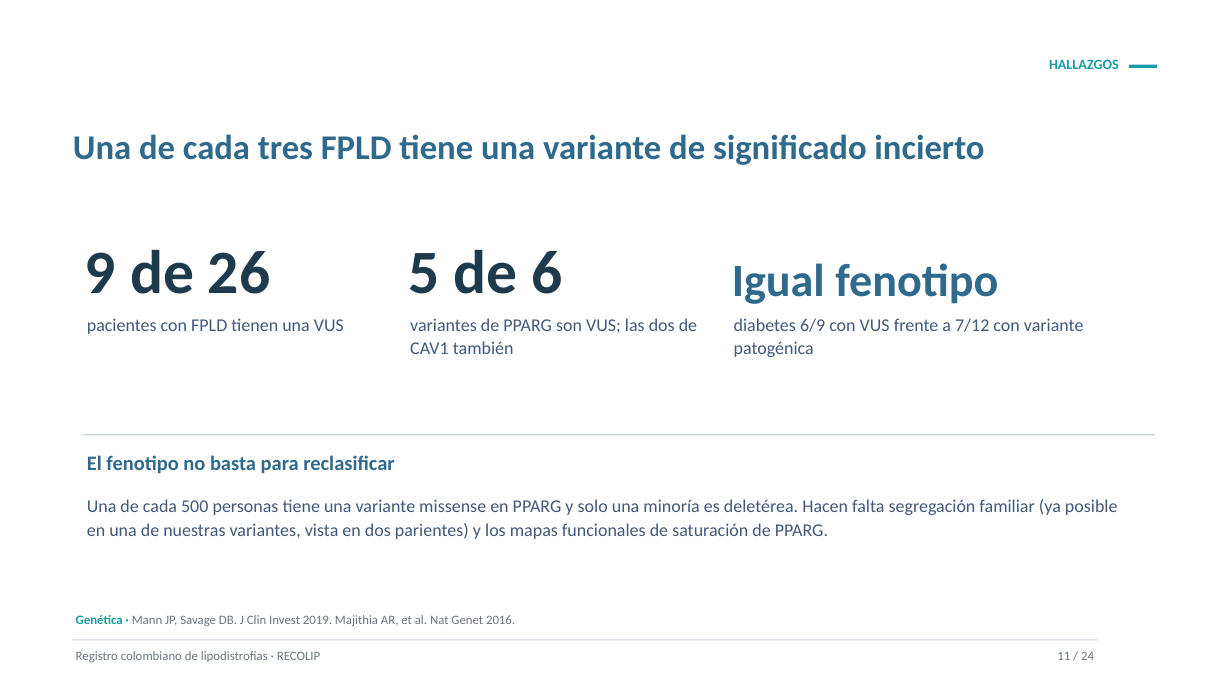
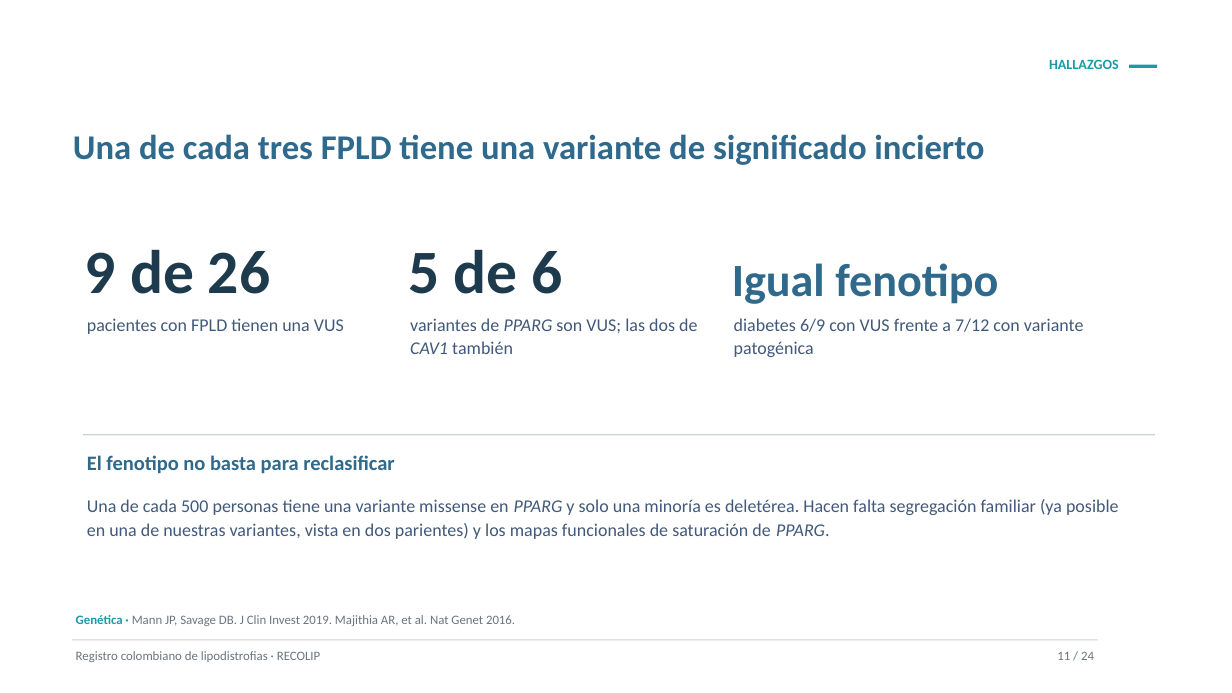
Before and after one commit to carlosestebanbuiles/presentaciones, a slide deck: slide 11 of fuentes/Registro_lipodistrofias_Afrodita_2026.pptx. Drawn at 1232x693 pixels with LibreOffice and Linux fonts; fonts in the diff are those of the drawing; background and template pictures are left out. Boxes give left, top, right and bottom in pixels: in the first picture for what was removed or moved away, otherwise in the second. Text is boxed around its words. In the diff, an @@ line names an element or a change of style, - is before the commit and + after.

```diff
--- a/fuentes/Registro_lipodistrofias_Afrodita_2026.pptx
+++ b/fuentes/Registro_lipodistrofias_Afrodita_2026.pptx
@@ text "variantes de PPARG son VUS; ..." at (410, 318, 697, 354): italic on in "PPARG CAV1" @@
@@ text "Una de cada 500 personas ..." at (87, 499, 1119, 539): italic on in "PPARG PPARG." @@
```
Also in this commit, not shown: 6 other slides changed.
